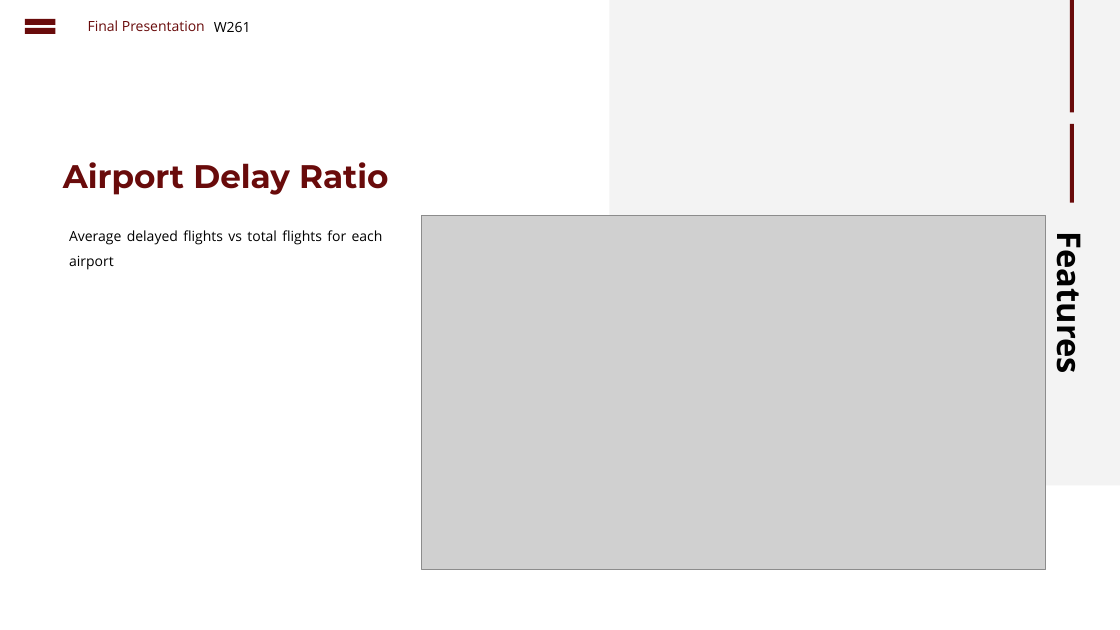
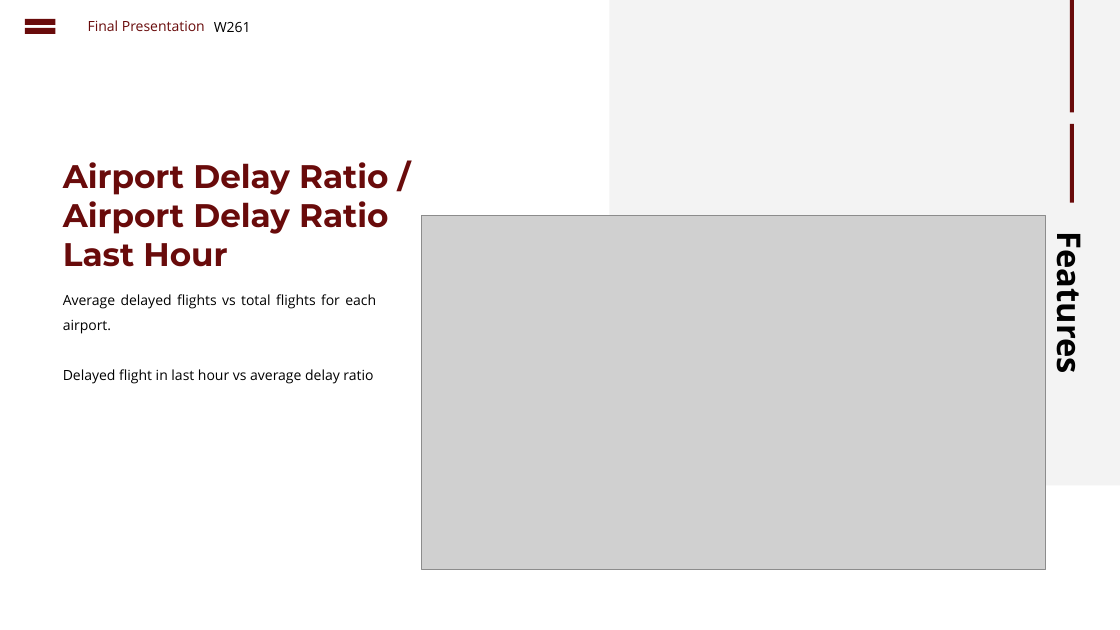
Before and after one commit to cbenge509/flightsontime, a slide deck: slide 12 of presentation/Delayed Flights Prediction - Final.pptx. Drawn at 1120x630 pixels with LibreOffice and Linux fonts; fonts in the diff are those of the drawing; grey boxes stand for pictures. Boxes give left, top, right and bottom in pixels: in the first picture for what was removed or moved away, otherwise in the second. Text is boxed around its words. In the diff, an @@ line names an element or a change of style, - is before the commit and + after.

```diff
--- a/presentation/Delayed Flights Prediction - Final.pptx
+++ b/presentation/Delayed Flights Prediction - Final.pptx
@@ text at bbox=[63, 162, 388, 267]: text changed @@
-Airport Delay Ratio
+Airport Delay Ratio / Airport Delay Ratio Last Hour
@@ text at bbox=[63, 294, 376, 384]: text changed @@
-Average delayed flights vs total flights for each airport
+Average delayed flights vs total flights for each airport.
+Delayed flight in last hour vs average delay ratio
```
Also in this commit, not shown: 3 other slides changed, 2 slides added, 2 slides removed.
